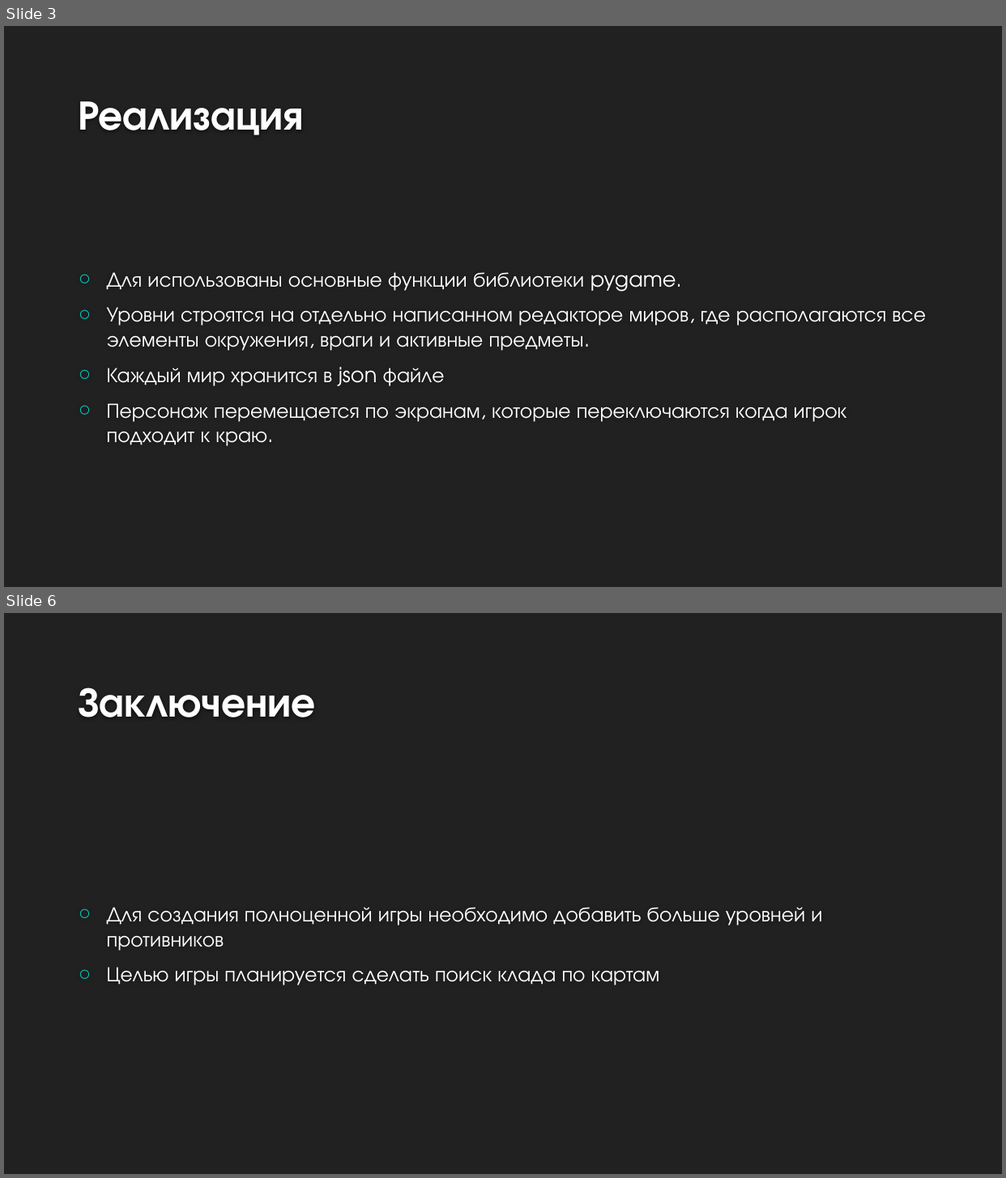
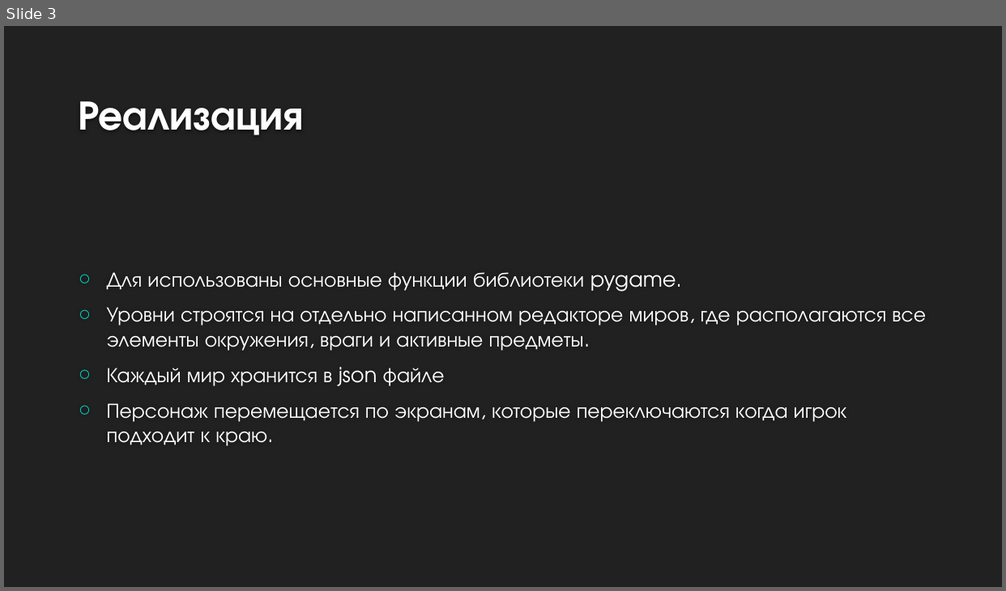
Before and after one commit to MixelTe/The-Legend-of-Pirate, a slide deck: docs/The Legend of Pirate.pptx. Shown one above the other, each under a label of ours: slides 3 and 6 before the commit, slide 3 after it; the slides between them are not shown. The pictures are 1006x1178 and 1006x591 pixels, drawn with LibreOffice and Linux fonts; fonts in the diff are those of the drawing; background and template pictures are left out. Boxes give left, top, right and bottom in pixels: in the first picture for what was removed or moved away, otherwise in the second. Text is boxed around its words. In the diff, an @@ line names an element or a change of style, - is before the commit and + after.

```diff
--- a/docs/The Legend of Pirate.pptx
+++ b/docs/The Legend of Pirate.pptx
@@ slide 6 removed at <box>4,613,1002,1174</box>, background #212121 @@
@@ title removed at <box>78,688,316,717</box> @@
-Заключение
@@ text removed at <box>107,907,822,986</box> @@
-○ Для создания полноценной игры необходимо добавить больше уровней и противников
-○ Целью игры планируется сделать поиск клада по картам
```
Also in this commit, not shown: 2 slides changed, 4 slides added, 5 other files.
